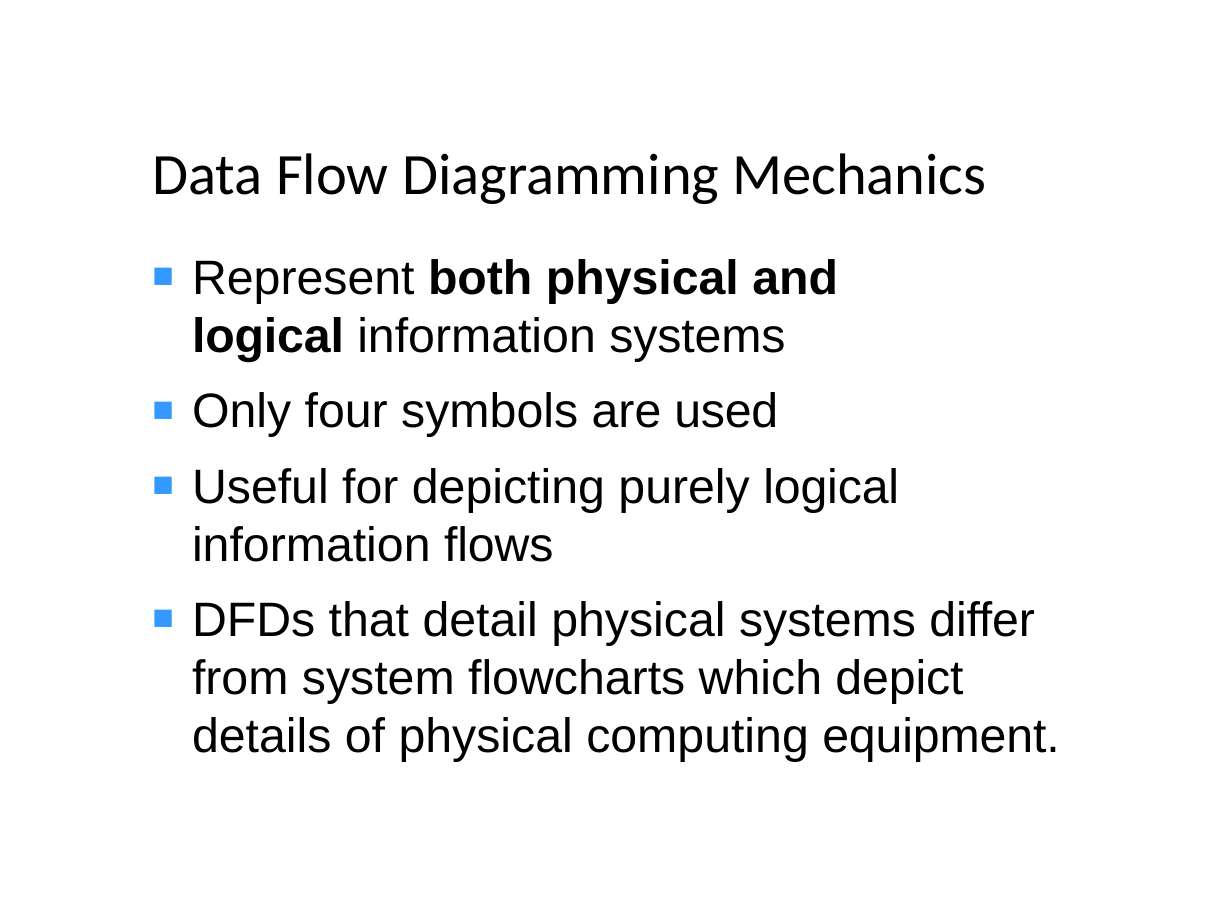
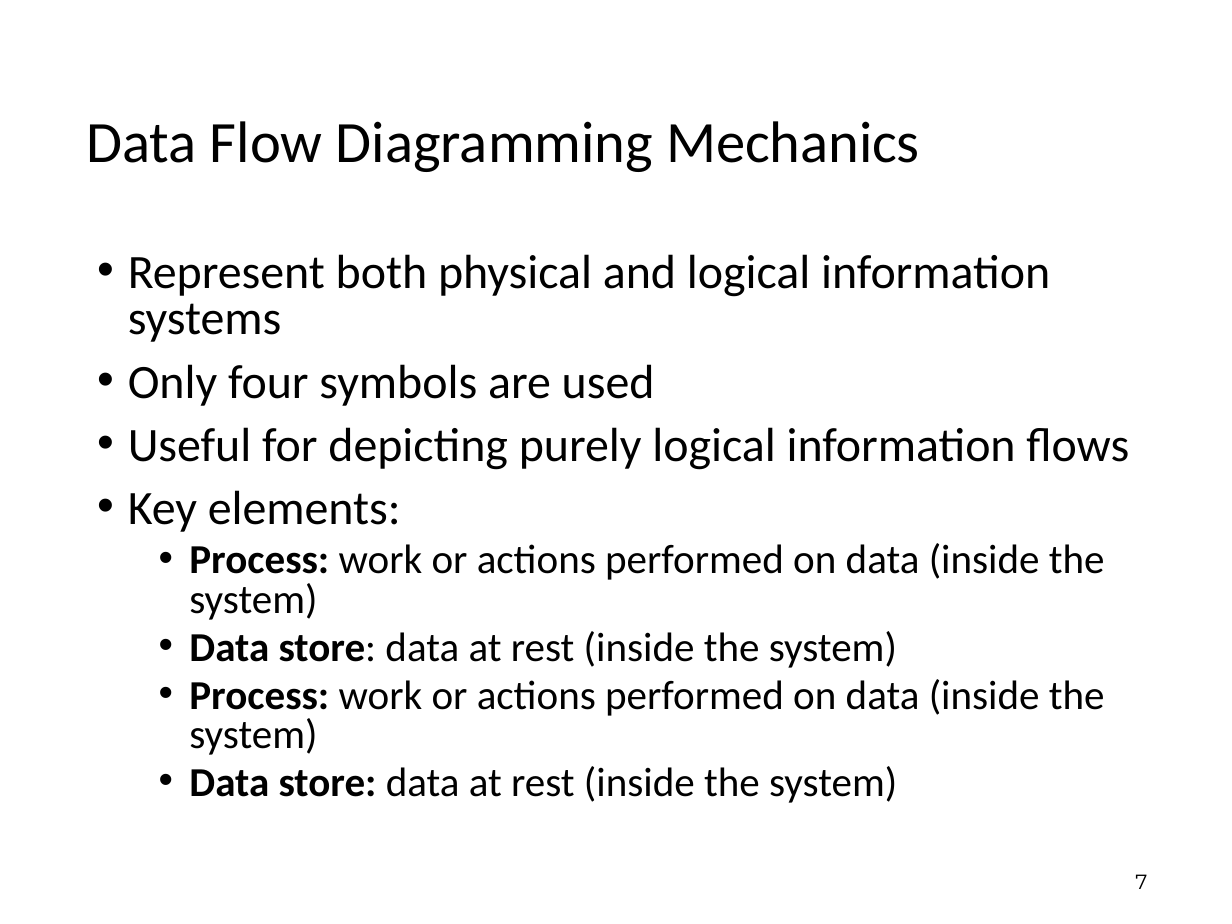
Before and after one commit to weiliang1995/UPM-Master-Software-Engineering-Course, a slide deck: slide 7 of SWE5300/Chapter 3-2 Software Analysis Requirements.pptx. Drawn at 1232x924 pixels with LibreOffice and Linux fonts; fonts in the diff are those of the drawing. Boxes give left, top, right and bottom in pixels: in the first picture for what was removed or moved away, otherwise in the second. Text is boxed around its words. In the diff, an @@ line names an element or a change of style, - is before the commit and + after.

```diff
--- a/SWE5300/Chapter 3-2 Software Analysis Requirements.pptx
+++ b/SWE5300/Chapter 3-2 Software Analysis Requirements.pptx
@@ title "Data Flow Diagramming Mechanics": place and size @@
-title "Data Flow Diagramming Mechanics" at [152,153,986,204]
+title "Data Flow Diagramming Mechanics" at [86,121,919,172]
@@ text added at [128,254,1129,803], 24 pt, text #000000 @@
+• Represent both physical and logical information systems
+• Only four symbols are used
+• Useful for depicting purely logical information flows
+• Key elements:
+  • Process: work or actions performed on data (inside the system)
+  • Data store: data at rest (inside the system)
+  • Process: work or actions performed on data (inside the system)
+  • Data store: data at rest (inside the system)
@@ text removed at [192,259,1059,762] @@
-■ Represent both physical and logical information systems
-■ Only four symbols are used
-■ Useful for depicting purely logical information flows
-■ DFDs that detail physical systems differ from system flowcharts which depict details of physical computing equipment.
@@ page number added at [1135,874,1147,889], 12 pt, text #000000 @@
+7
```
Also in this commit, not shown: 7 other slides changed, 9 slides added, 5 slides removed, 4 other files.
